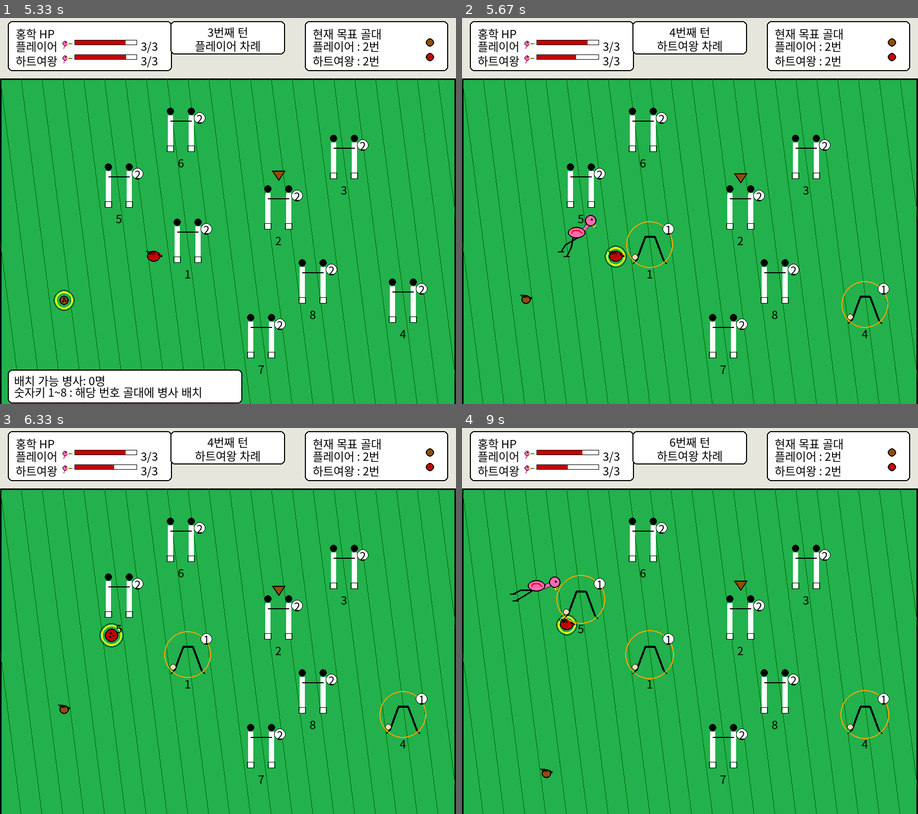
Above: before the commit, frames 1-4 (two rows, left to right).
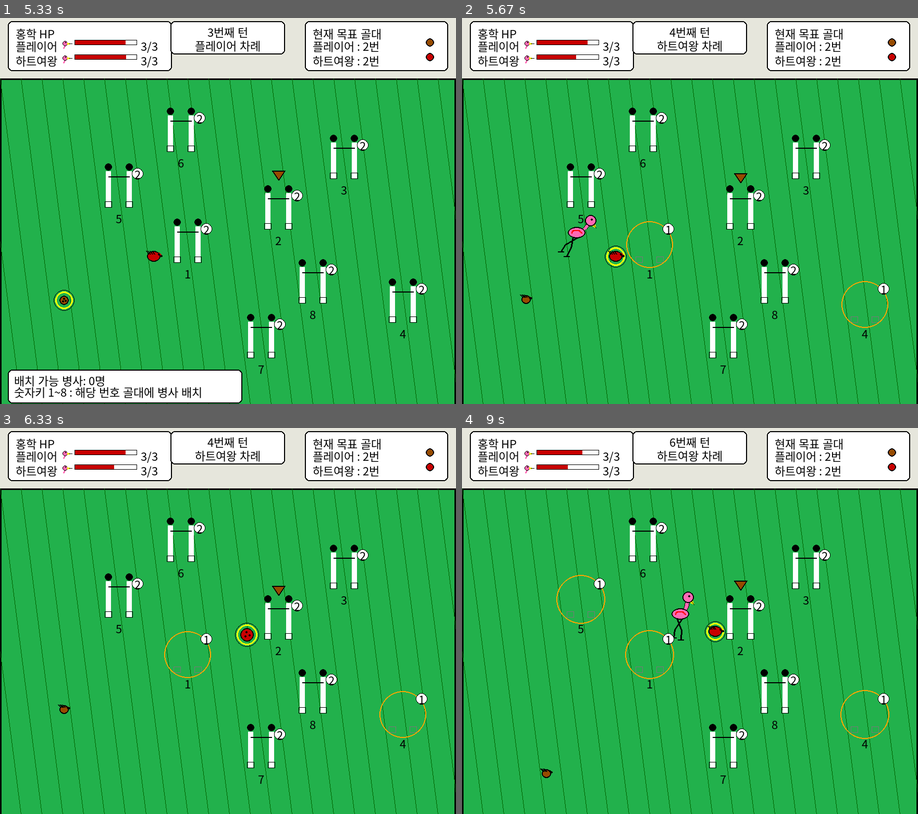
Above: after the commit, the same moments.

Repository: Is-This-Merge/NEIS
Game: pygame game, started from main.py
Two runs of this game, one before a commit and one after it. Both use one fixed random seed, a clock stepped at 60 frames per second and the inputs below.
Inputs (mouse positions are in pixels of both pictures, inside the frame that each line leads up to):
- Up to frame 1 (5.33 s): click (228, 207) at 0.38 s; tap 1 at 3.3, 3.6 s; click (186, 245) at 3.78 s; click (68, 346) at 4.12 s; click (369, 280) at 4.45 s; press the mouse at (369, 280) at 4.77 s; move the mouse to (332, 315) at 4.87 s; move the mouse to (296, 346) at 4.97 s; release the mouse at (296, 346) at 5 s
- Up to frame 2 (5.67 s): click (790, 315) at 5.52 s
- Up to frame 3 (6.33 s): no input
- Up to frame 4 (9 s): click (648, 644) at 6.92 s; click (658, 655) at 7.25 s; click "하트여왕 : 2번" at 7.58 s; click (762, 694) at 7.92 s; click (594, 590) at 8.25 s; click (799, 570) at 8.58 s

Frame 1 is identical in both runs. In frame 2, 0.2% of the frame differs, in the area x 37-93%, y 56-80%; in frame 3, 0.5%; in frame 4, 0.9%, in the area x 10-93%, y 38-80%.

Commit message:
Update Soldier.py

Diff:
--- a/Soldier.py
+++ b/Soldier.py
@@ -22,7 +22,7 @@
     def execute_queen_command(self):
         # 여왕 명령: 지키던 골대에서 이탈 → 쿨다운 동안 사용 불가
         if self.assignedGoal and self in self.assignedGoal.soldiers:
-            self.assignedGoal.soldiers.remove(self)
+            self.assignedGoal.removeSoldier(self)
         self.leftTurn = self.match.currentTurn
         self.assignedGoal = None
         self.usable = False
